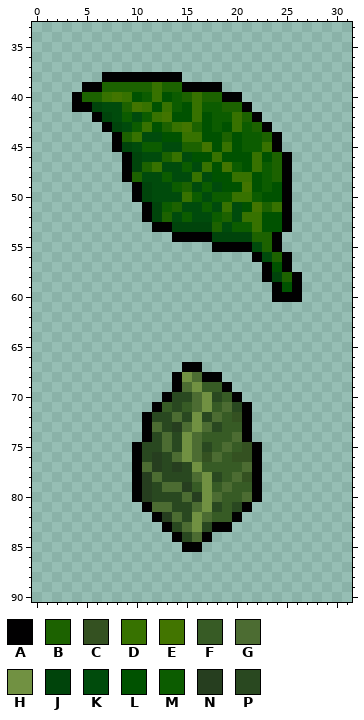
One commit to this pixel-art file: tiles/resources.ase. This is how it looked before the edit.
320x128 pixels, 1 frame. Colours within 5 levels of each other are drawn and written as one. Shown: x 0..31, y 33..90.
Palette (. is transparent): A #010001  B #1c6200  C #345121  D #377200  E #427500  F #375b25  G #4c6c32  H #719142  J #00440b  K #004b0c  L #005200  M #0c5c00  N #263e1f  P #294820
Pixels before, first column x 4:
38 ...AAAAAAAA............
39 .AABBBBBDBBAAAA........
40 ABBDEDLMDLMBDBBAA......
41 AAJKKBEDLDMLDMMBBA.....
42 ..AJKMKMDELLDLMMDBA....
43 ...AJKMDLBDEBLMLDMBA...
44 ....ABDKKLLDDLLBLMMBA..
45 ....AJKMMKKBBELDLMMDA..
46 .....AJKKBDKLLDLLLDLBA.
47 .....AJBDKKMKDLEMLDMBA.
48 .....ABKKMKKDKLLDDLMBA.
49 ......AJKKMBKMKLLELMLA.
50 ......AJKKKDMKMMDDMLLA.
51 .......AJMBKKMKDKLEBDA.
52 .......AJBKMKKMBKDDLLA.
53 ........AAJJJJBKMMDLLA.
54 ..........AAAAJJJJBBA..
55 ..............AAAAKBA..
56 ..................AKBA.
57 ...................ALA.
58 ...................AJBA
59 ....................ALA
60 ....................AAA
61 .......................
62 .......................
63 .......................
64 .......................
65 .......................
66 .......................
67 ...........AA..........
68 ..........AHGAA........
69 ..........AGHFFA.......
70 .........APPGHPFA......
71 ........AFPFGHFGPA.....
72 .......APPGPHPGFCA.....
73 .......AGPNGHGPFFA.....
74 .......APGPHGFFFGA.....
75 ......APPGPHGPFGFCA....
76 ......APNPGHGCGFCCA....
77 ......AGNPNPHFFFFGA....
78 ......ANGPPPGHPFGCA....
79 ......ANPGGNFHFGFFA....
80 ......ANPPPGNHGFFGA....
81 .......AGGPPGHPFPA.....
82 ........ANGPHGFFA......
83 .........APGHPAA.......
84 ..........APGA.........
85 ...........AA..........
The result:
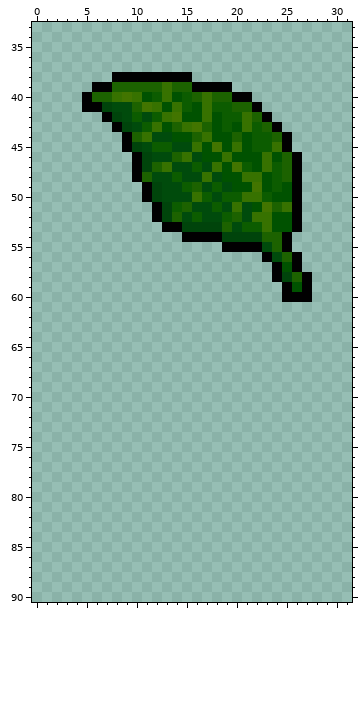
Commit: Update prime tobacco.
Change:
Changed rows in their new state; - is an unchanged pixel.
Layer "icons":
first column x 4:
38 ---.-------A------------
39 -.-A----BD-B---A--------
40 .A-BDEDLMDLMBD-B-A------
41 .-AJ-KBEDLDMLD-M-BA-----
42 --.AJKMKMDE-LDL-MDBA----
43 ---.AJKMDLBDEBLMLDMBA---
44 ----.ABD-K-LBD-LBL-MBA--
45 ----.AJK-M-KDLELDL-MDA--
46 -----.AJ-KBDK-LD--LDLBA-
47 -----.AJBD-KMKDLEMLDMBA-
48 -----.AB-KM-KDK-L-DLMBA-
49 ------.AJ-KMBKMK-LELMLA-
50 ------.AJ--KDMK-M-DM-LA-
51 -------.AJMB-KMKDKLEBDA-
52 -------.AJBKM-KMBK-D-LA-
53 --------.-A---JBK-MD-LA-
54 ----------.---A---J-BA--
55 --------------.---AKBA--
56 ------------------.AKBA-
57 -------------------.ALA-
58 -------------------.AJBA
59 --------------------.ALA
60 --------------------.--A
first column x 10:
67 -----..------
68 ----.....----
69 ----......---
70 ---........--
71 --..........-
72 -...........-
73 -...........-
74 -...........-
75 .............
76 .............
77 .............
78 .............
79 .............
80 .............
81 -...........-
82 --.........--
83 ---.......---
84 ----....-----
85 -----..------
Where, in picture pixels (left, top, right, bottom), the same in both pictures:
changed: (72, 72, 312, 302)
erased: (132, 362, 262, 552)
